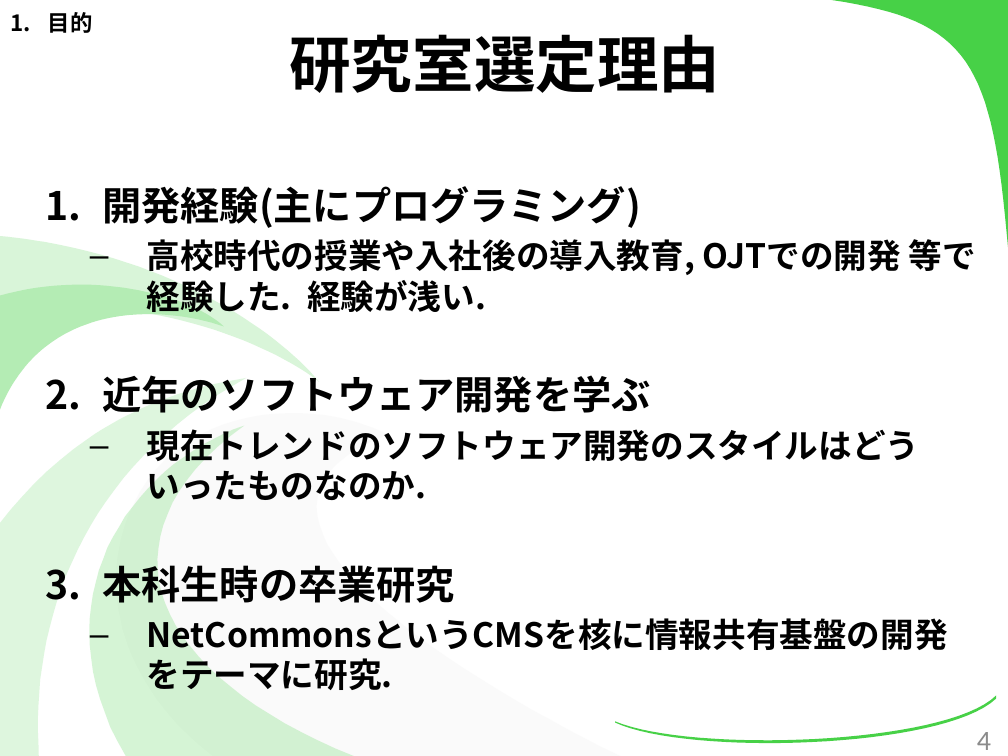
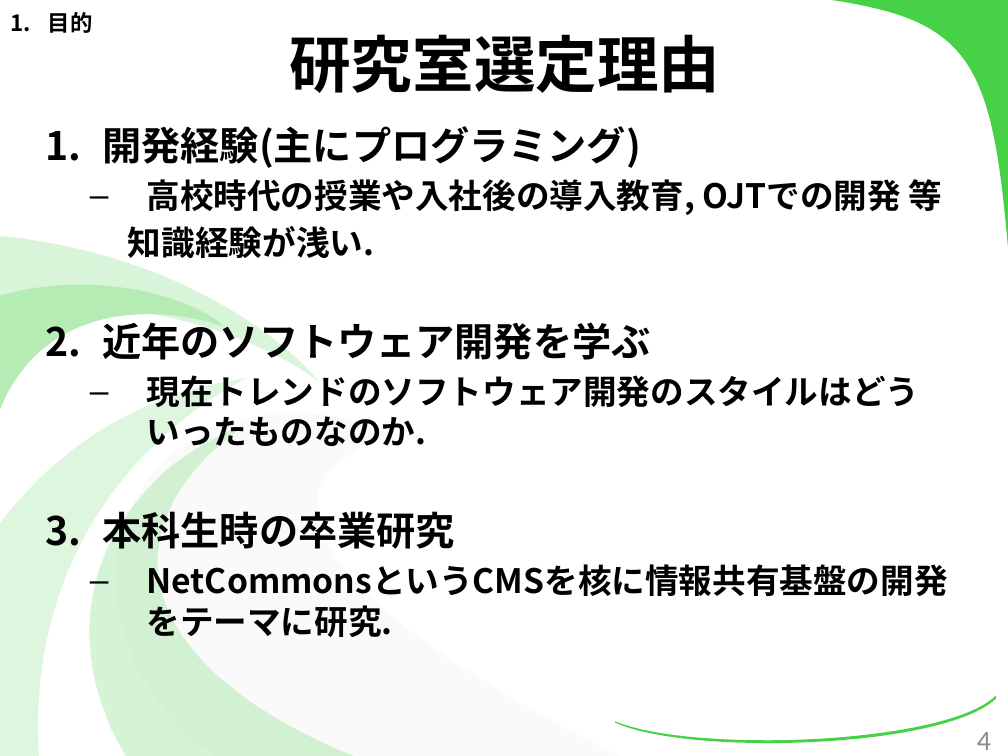
Before and after one commit to kotaro0717/Report-Management, a slide deck: slide 4 of 2.最終報告/3.発表資料/報告資料(最終).pptx. Drawn at 1008x756 pixels with LibreOffice and Linux fonts; fonts in the diff are those of the drawing. Boxes give left, top, right and bottom in pixels: in the first picture for what was removed or moved away, otherwise in the second. Text is boxed around its words. In the diff, an @@ line names an element or a change of style, - is before the commit and + after.

Commit message:
パワポ

```diff
--- a/2.最終報告/3.発表資料/報告資料(最終).pptx
+++ b/2.最終報告/3.発表資料/報告資料(最終).pptx
@@ text "開発経験(主にプログラミング)": place and size @@
-text "開発経験(主にプログラミング)" at (102,186,976,603)
+text "開発経験(主にプログラミング)" at (102,126,943,549)
@@ text at (128,179,943,258): text changed @@
-  – 高校時代の授業や入社後の導入教育, OJTでの開発 等で経験した. 経験が浅い.
+  – 高校時代の授業や入社後の導入教育, OJTでの開発 等
+  知識経験が浅い.
```
